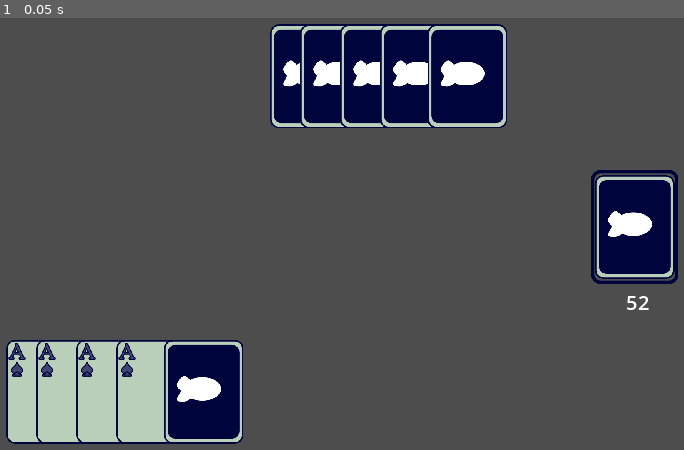
Above: before the commit, frame 1.
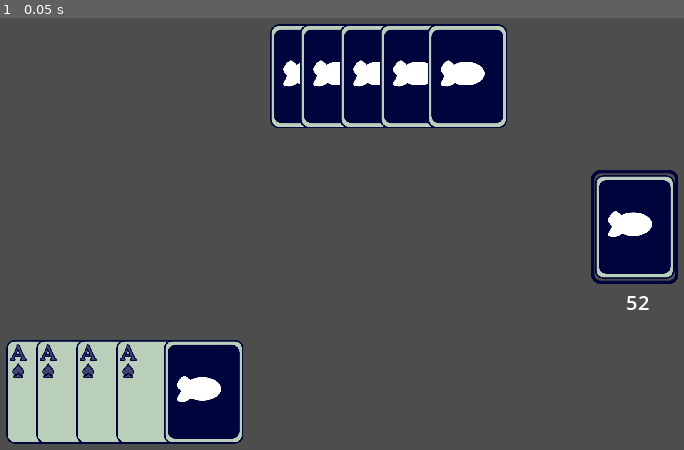
Above: after the commit, the same moment.

Repository: mathew-tran/go-fish
Game: Godot game, scene res://Scenes/Main.tscn
Same seed, same stepped clock (60 frames per second), same inputs: the game is played once before the commit and once after it.
Inputs:
- Up to frame 1 (0.05 s): no input

The runs differ from the first frame. In frame 1, 0.3% of the frame differs, in the area x 1-21%, y 75-84%.

Commit message:
make a test scene to see what the cards look like

Diff:
--- a/Prefab/Card.tscn
+++ b/Prefab/Card.tscn
@@ -10,6 +10,7 @@
 script = ExtResource("2_n08gt")
 
 [node name="Content" type="Node2D" parent="."]
+position = Vector2(3, 3)
 
 [node name="Value1" type="Sprite2D" parent="Content"]
 position = Vector2(-70, -97)
--- a/Scenes/Main.tscn
+++ b/Scenes/Main.tscn
@@ -33,18 +33,22 @@
 
 [node name="Card" parent="EnemyHand" instance=ExtResource("1_3gkwr")]
 position = Vector2(-635.5, 395.5)
+texture = ExtResource("2_4j7v6")
 bShowBack = true
 
 [node name="Card2" parent="EnemyHand" instance=ExtResource("1_3gkwr")]
 position = Vector2(-563.5, 395.5)
+texture = ExtResource("2_4j7v6")
 bShowBack = true
 
 [node name="Card3" parent="EnemyHand" instance=ExtResource("1_3gkwr")]
 position = Vector2(-467.5, 395.5)
+texture = ExtResource("2_4j7v6")
 bShowBack = true
 
 [node name="Card4" parent="EnemyHand" instance=ExtResource("1_3gkwr")]
 position = Vector2(-371.5, 395.5)
+texture = ExtResource("2_4j7v6")
 bShowBack = true
 
 [node name="Card5" parent="EnemyHand" instance=ExtResource("1_3gkwr")]
@@ -58,6 +62,7 @@
 metadata/_edit_group_ = true
 
 [node name="Card" parent="Deck" instance=ExtResource("1_3gkwr")]
+texture = ExtResource("2_4j7v6")
 bShowBack = true
 
 [node name="Label" type="Label" parent="Deck"]
--- /dev/null
+++ b/Scenes/Visual Scene.tscn
@@ -0,0 +1,56 @@
+[gd_scene load_steps=2 format=3 uid="uid://cqf5y4qlgaind"]
+
+[ext_resource type="PackedScene" uid="uid://c2ufyusl0pd62" path="res://Prefab/Card.tscn" id="1_wbeyc"]
+
+[node name="Node2D" type="Node2D"]
+
+[node name="Card" parent="." instance=ExtResource("1_wbeyc")]
+position = Vector2(106, 139)
+
+[node name="Card2" parent="." instance=ExtResource("1_wbeyc")]
+position = Vector2(307, 139)
+Value = 1
+
+[node name="Card3" parent="." instance=ExtResource("1_wbeyc")]
+position = Vector2(506, 139)
+Value = 2
+
+[node name="Card4" parent="." instance=ExtResource("1_wbeyc")]
+position = Vector2(712, 139)
+Value = 3
+
+[node name="Card5" parent="." instance=ExtResource("1_wbeyc")]
+position = Vector2(925, 139)
+Value = 4
+
+[node name="Card6" parent="." instance=ExtResource("1_wbeyc")]
+position = Vector2(1134, 139)
+Value = 5
+
+[node name="Card7" parent="." instance=ExtResource("1_wbeyc")]
+position = Vector2(1338, 139)
+Value = 6
+
+[node name="Card8" parent="." instance=ExtResource("1_wbeyc")]
+position = Vector2(1548, 139)
+Value = 7
+
+[node name="Card9" parent="." instance=ExtResource("1_wbeyc")]
+position = Vector2(1756, 139)
+Value = 8
+
+[node name="Card10" parent="." instance=ExtResource("1_wbeyc")]
+position = Vector2(1962, 139)
+Value = 9
+
+[node name="Card11" parent="." instance=ExtResource("1_wbeyc")]
+position = Vector2(2179, 139)
+Value = 10
+
+[node name="Card12" parent="." instance=ExtResource("1_wbeyc")]
+position = Vector2(2387, 139)
+Value = 11
+
+[node name="Card13" parent="." instance=ExtResource("1_wbeyc")]
+position = Vector2(2603, 139)
+Value = 12
--- a/Scripts/Card.gd
+++ b/Scripts/Card.gd
@@ -6,8 +6,39 @@
 
 @export var bShowBack = false
 
+enum VALUE {
+	ACE,
+	TWO,
+	THREE,
+	FOUR,
+	FIVE,
+	SIX,
+	SEVEN,
+	EIGHT,
+	NINE,
+	TEN,
+	JACK,
+	QUEEN,
+	KING
+	}
+
+enum SUIT {
+	HEARTS,
+	DIAMONDS,
+	CLUBS,
+	SPADES
+}
+
+@export var Value : VALUE
+@export var Suit : SUIT
+
+var SuitImages = []
+var ValueImages = []
 
 func _ready():
+	SuitImages.append($Content/Suit1)
+	ValueImages.append($Content/Value1)
+
 	UpdateUI()
 
 
@@ -17,3 +48,36 @@
 		texture = load("res://Art/CardBack.svg")
 	else:
 		texture = load("res://Art/CardFront.svg")
+		SetValueImage()
+
+
+func SetValueImage():
+	var valueImage : Texture
+	if Value == VALUE.ACE:
+		valueImage = load("res://Art/Card_A.svg")
+	elif Value == VALUE.TWO:
+		valueImage = load("res://Art/Card_2.svg")
+	elif Value == VALUE.THREE:
+		valueImage = load("res://Art/Card_3.svg")
+	elif Value == VALUE.FOUR:
+		valueImage = load("res://Art/Card_4.svg")
+	elif Value == VALUE.FIVE:
+		valueImage = load("res://Art/Card_5.svg")
+	elif Value == VALUE.SIX:
+		valueImage = load("res://Art/Card_6.svg")
+	elif Value == VALUE.SEVEN:
+		valueImage = load("res://Art/Card_7.svg")
+	elif Value == VALUE.EIGHT:
+		valueImage = load("res://Art/Card_8.svg")
+	elif Value == VALUE.NINE:
+		valueImage = load("res://Art/Card_9.svg")
+	elif Value == VALUE.TEN:
+		valueImage = load("res://Art/Card_10.svg")
+	elif Value == VALUE.JACK:
+		valueImage = load("res://Art/Card_J.svg")
+	elif Value == VALUE.QUEEN:
+		valueImage = load("res://Art/Card_Q.svg")
+	elif Value == VALUE.KING:
+		valueImage = load("res://Art/Card_K.svg")
+	for image in ValueImages:
+		image.texture = valueImage
